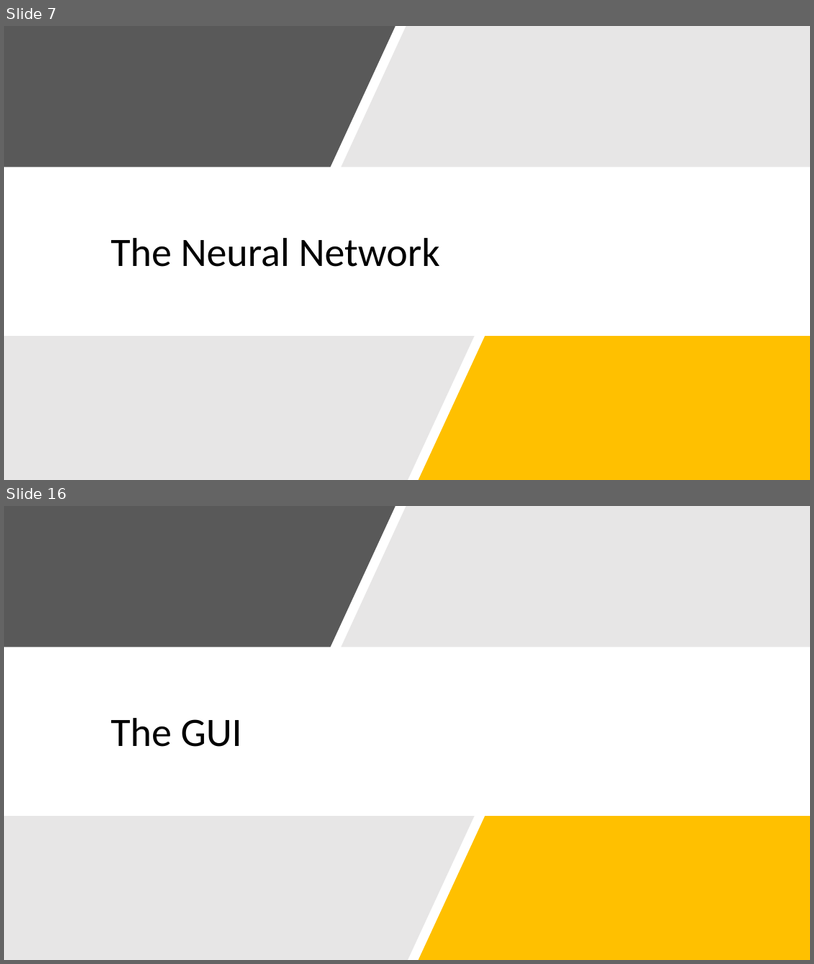
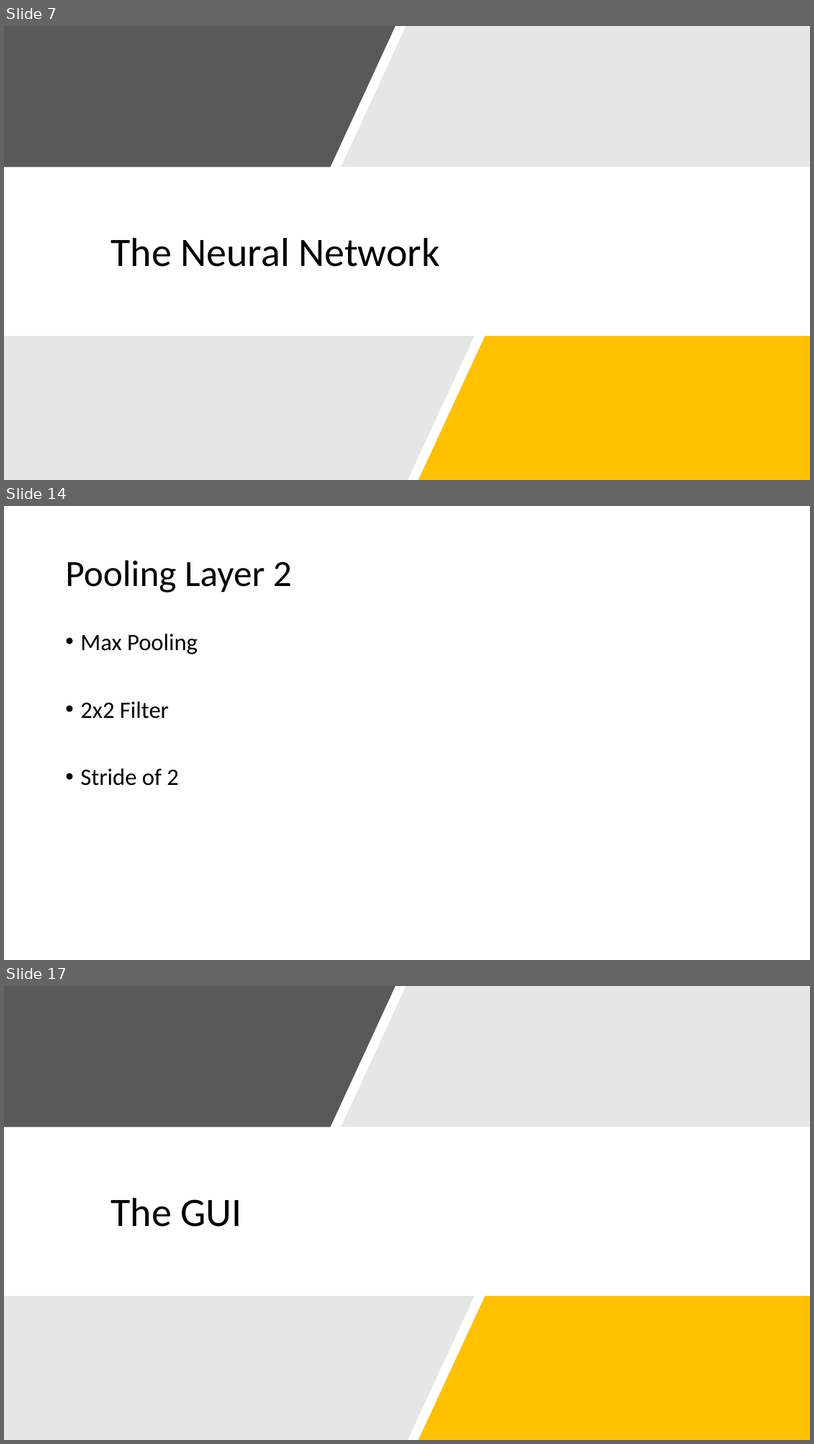
Before and after one commit to ChrisKalahiki/CNN-for-BelgiumTS-and-MNIST, a slide deck: RIPMazeRunner.pptx. Shown one above the other, each under a label of ours: slides 7 and 16 before the commit, slides 7, 14 and 17 after it; the slides between them are not shown. The pictures are 814x964 and 814x1444 pixels, drawn with LibreOffice and Linux fonts; fonts in the diff are those of the drawing. Boxes give left, top, right and bottom in pixels: in the first picture for what was removed or moved away, otherwise in the second. Text is boxed around its words. In the diff, an @@ line names an element or a change of style, - is before the commit and + after.

```diff
--- a/RIPMazeRunner.pptx
+++ b/RIPMazeRunner.pptx
@@ slide 14 added at box(4, 506, 810, 960), background #FFFFFF @@
@@ title added at box(65, 560, 292, 592), 44 pt, text #000000 @@
+Pooling Layer 2
@@ text added at box(80, 633, 198, 785), 28 pt, text #000000 @@
+• Max Pooling
+• 2x2 Filter
+• Stride of 2
@@ what was slide 16 is now slide 17 @@
```
Also in this commit, not shown: 2 slides changed, 6 other slides added, 6 slides removed.
